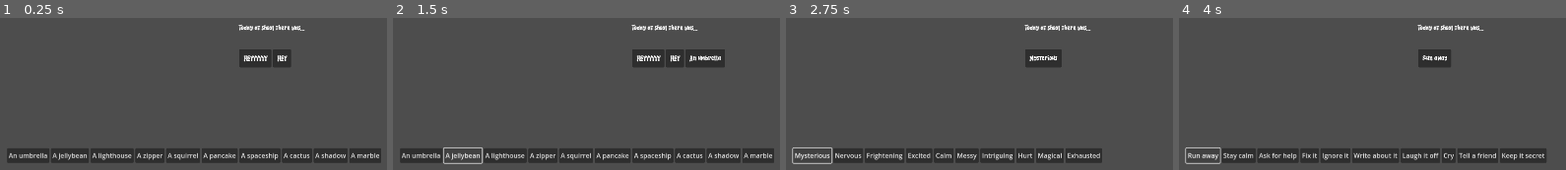
Above: before the commit, frames 1-4 (left to right).
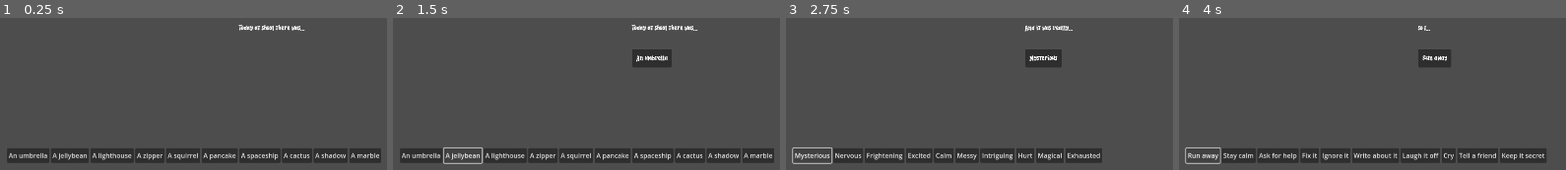
Above: after the commit, the same moments.

Repository: Balatzar/keep-it-flowing
Game: Godot game, scene res://Levels/FirstLevel/FirstLevel.tscn
The game is run twice, just before and just after one commit, with the same random seed, the same clock (stepped at 60 frames per second) and the same inputs.
Inputs:
- Up to frame 1 (0.25 s): no input
- Up to frame 2 (1.5 s): click "An umbrella" at 0.5 s; click "A jellybean" at 1.25 s
- Up to frame 3 (2.75 s): click "Mysterious" at 2 s
- Up to frame 4 (4 s): click "Nervous" at 2.75 s; click "Run away" at 3.5 s

The runs differ from the first frame. In frame 1, 1.4% of the frame differs, in the area x 61-76%, y 20-33%; in frame 2, 1.8%, in the area x 62-86%, y 20-33%; in frame 3, 0.4%; in frame 4, 0.4%.

Commit message:
Clean words

Diff:
--- a/UI/WordFlow/word_flow.gd
+++ b/UI/WordFlow/word_flow.gd
@@ -2,10 +2,26 @@
 
 @export var WordScene: PackedScene
 
+var phrases_by_phases = {
+	1: "Today at shool there was...",
+	2: "And it was really...",
+	3: "So I...",
+	4: "But then it...",
+	5: "So I decided to...",
+	6: "I'm telling you because you are not...",
+	7: "But I will tell..."
+}
+
 # Called when the node enters the scene tree for the first time.
 func _ready() -> void:
-	print("WordFlow ready")
+	for child in $HBoxContainer.get_children():
+		child.queue_free()
 	GlobalState.state_changed.connect(_on_state_changed)
+	_update_current_phrase()
+
+func _update_current_phrase() -> void:
+	if phrases_by_phases.has(GlobalState.game_phase):
+		$CurrentPhrase.text = phrases_by_phases[GlobalState.game_phase]
 
 func _on_state_changed(new_state):
 	print(new_state)
@@ -22,6 +38,8 @@
 		timer.one_shot = true
 		timer.timeout.connect(_on_word_timer_timeout)
 		timer.start()
+	elif new_state == GlobalState.State.THINKING:
+		_update_current_phrase()
 
 func _on_word_timer_timeout():
 	# Clear all words
